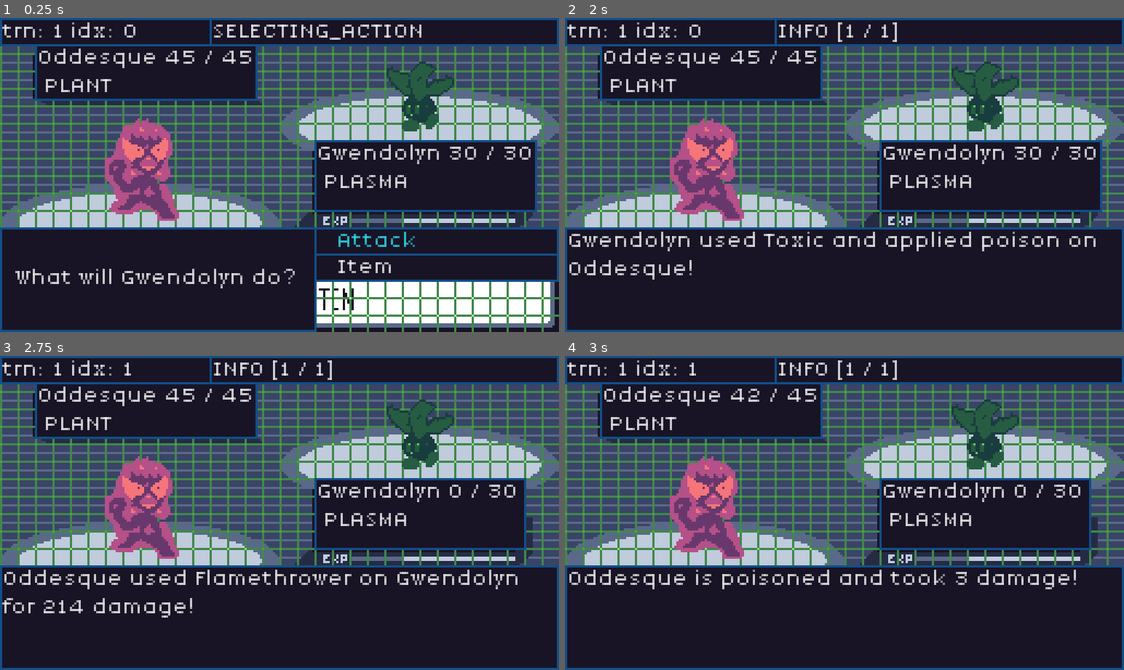
Above: before the commit, frames 1-4 (two rows, left to right).
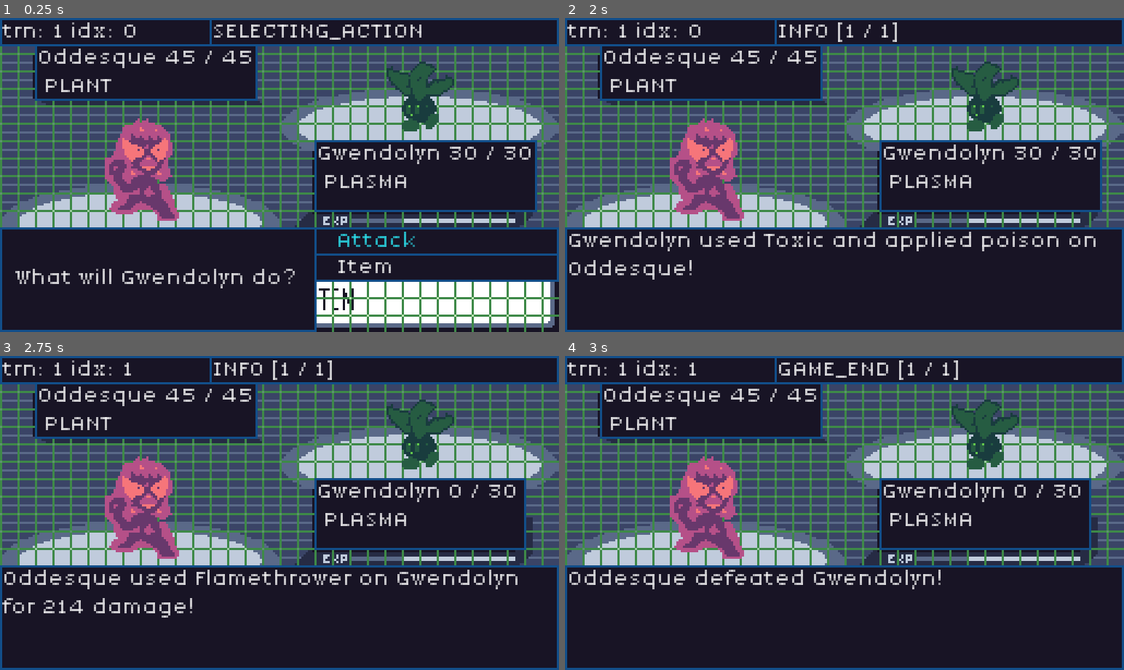
Above: after the commit, the same moments.

Repository: JakeTaussig/rpg-rougelike
Game: Godot game, scene res://scenes/battle.tscn
The game is run twice, just before and just after one commit, with the same random seed, the same clock (stepped at 60 frames per second) and the same inputs.
Inputs:
- Up to frame 1 (0.25 s): no input
- Up to frame 2 (2 s): click "Attack" at 0.5 s; click "Toxic" at 1.25 s
- Up to frame 3 (2.75 s): click "Continue" at 2 s
- Up to frame 4 (3 s): click "Continue" at 2.75 s

Frames 1-3 are identical in both runs. In frame 4, 1.9% of the frame differs, in the area x 23-92%, y 1-75%.

Commit message:
Remove Status effect logic from `STATE_INFO` + Small Fixes (#23)
* only store previous state name, instead of full state node

* always transition to `STATE_INFO` from `STATE_ENACT_STATUSES`

* remove status logic from `INFO` state, move to `INCREMENT_TURN`

* `INCREMENT_TURN`: log the name of the attacker when their turn starts

* add user input to battle log

* add old state diagram

* update state diagram

* Prevent Status messages from being shown if the battle is over

 - I tested this by giving the player and enemy a lot of HP and making
 flamethrower inflict a status effect 100% of the time

* clean up HP logging, stop logging on continue button press

* return inner class instead of dict from `Monster.use_move()`

* temporarily revert to old state diagram and commit image

* Return to up-to-date state diagram, with image

This reverts commit dc158f8b72ab34133b58e3681393a82e28692442.

* Revert to old state diagram (again), with highlighted `ENACT_STATUSES` paths

This reverts commit 4d51cf6eb9893b6fd2db89df09ac84e876e93b85.

* Return to up-to-date state diagram, with image

This reverts commit 5734d8e0fb4505a5f2204984fc7680bcb2d6034f.

---------

Co-authored-by: Ben Taussig <btaussig97@gmail.com>

Diff:
--- a/scripts/battle.gd
+++ b/scripts/battle.gd
@@ -18,7 +18,7 @@
 var current_enemy: Monster
 
 var current_state: BaseState
-var previous_state
+var previous_state_name: String
 
 # Called when the node enters the scene tree for the first time.
 func _ready() -> void:
@@ -57,11 +57,11 @@
 
 	if current_state:
 		current_state.exit()
+		previous_state_name = current_state.name
 
 	print("Entering state: ", state_name)
 	%StateDisplay.text = state_name
 
-	previous_state = current_state
 	current_state = %BattleStateMachine.get_node(state_name)
 	current_state.enter(messages)
 
@@ -77,3 +77,9 @@
 
 func _on_continue_button_pressed() -> void:
 	current_state.handle_continue()
+
+func is_battle_over() -> bool:
+	return %Enemy.selected_monster.hp <= 0 || %Player.selected_monster.hp <= 0
+
+func get_attacker():
+	return active_monsters[turn_order_index]
--- a/scripts/monster.gd
+++ b/scripts/monster.gd
@@ -44,7 +44,7 @@
 func increment_health(value: int) -> void:
 	hp += value
 
-func use_move(index: int, target: Monster) -> Dictionary:
+func use_move(index: int, target: Monster) -> AttackResults:
 	# This is done here rather than in EnactStatuses.gd so that speed doesn't have an impact on how long status effects will last.
 	# This will need to be adjusted should the possiblity of using 2 moves on a single turn come into play.
 	if status_effect != MovesList.StatusEffect.NONE:
@@ -54,13 +54,13 @@
 	var move_hit: bool = 1
 	var status_applied: bool = 0
 	var damage = 0
-	if status_effect ==  MovesList.StatusEffect.WHIRLPOOL:
+	if status_effect == MovesList.StatusEffect.WHIRLPOOL:
 		# Whirlpool has a 50% chance to damage the affected character each turn
 		move_hit = _does_move_hit(50)
 		if move_hit:
 			move = GameManager.get_move_by_name("Whirlpool")
 			damage = max(1, _attack(move, self, 1))
-			return {"move": move, "damage": damage, "move_hit": 1, "status_applied": 0}
+			return AttackResults.new(move, damage, move_hit, status_applied)
 
 	elif status_effect == MovesList.StatusEffect.PARALYZE:
 		# 33% chance for paralysis to activate
@@ -68,7 +68,8 @@
 		if move_hit:
 			move = GameManager.get_move_by_name("Paralyzed")
 			damage = 0
-			return {"move": move, "damage": damage, "move_hit": 1, "status_applied": 0}
+			return AttackResults.new(move, damage, move_hit, status_applied)
+
 	move_hit = _does_move_hit(move.acc)
 
 	if move_hit:
@@ -78,7 +79,7 @@
 			damage = max(1, _attack(move, target, 0))
 		if move.status_effect != MovesList.StatusEffect.NONE:
 			status_applied = _roll_and_apply_status_effect(move, target)
-	return {"move": move, "damage": damage, "move_hit": move_hit, "status_applied": status_applied}
+	return AttackResults.new(move, damage, move_hit, status_applied)
 
 func _does_move_hit(accuracy: int) -> bool:
 	if status_effect == MovesList.StatusEffect.BLIND:
@@ -236,3 +237,16 @@
 	status_effect = MovesList.StatusEffect.NONE
 	status_effect_turn_counter = 0
 	return "%s recovered from blind!" % character_name
+
+# Inner class. Used for bundling move results
+class AttackResults:
+	var move: Move
+	var damage: int
+	var move_hit: bool
+	var status_applied: bool
+
+	func _init(_move: Move, _damage: int, _move_hit: bool, _status_applied: bool):
+		move = _move
+		damage = _damage
+		move_hit = _move_hit
+		status_applied = _status_applied
--- a/scripts/states/Attack.gd
+++ b/scripts/states/Attack.gd
@@ -14,7 +14,7 @@
 	var move_index: int = command.move_index
 
 	# Execute attack
-	var results = attacker.use_move(move_index, target)
+	var results: Monster.AttackResults = attacker.use_move(move_index, target)
 	var messages = _generate_attack_messages(attacker, target, results)
 
 	# Transition to AttackingInfoState to show results
@@ -22,10 +22,10 @@
 
 func _generate_attack_messages(attacker, target, results) -> Array:
 	var messages = []
-	var used_move = results["move"]
+	var used_move = results.move
 	var used_move_name = used_move.move_name
-	var damage = results["damage"]
-	var move_hit = results["move_hit"]
+	var damage = results.damage
+	var move_hit = results.move_hit
 	if used_move_name == "Whirlpool":
 		messages.append("%s got caught in the whirlpool and took %d damage!" % [attacker.character_name, damage])
 		return messages
@@ -43,14 +43,17 @@
 		elif effectiveness_multiplier < 1.0:
 			messages.append("%s was not very effective!" % used_move_name)
 
+		# if the damage killed someone we don't need to see any more messages
+		if battle.is_battle_over():
+			return messages
 	# This condition only triggers when a status effect only move hit, but a status effect is already applied to the target.
-	elif not results["status_applied"]:
+	elif not results.status_applied:
 		var target_status_effect_string = String(MovesList.StatusEffect.find_key(target.status_effect)).to_lower()
 		var attempted_status_effect_string = String(MovesList.StatusEffect.find_key(used_move.status_effect)).to_lower()
 		messages.append("%s used %s and attempted to apply %s on %s, but %s is already afflicted with %s!" %
 		[attacker.character_name, used_move_name, attempted_status_effect_string, target.character_name, target.character_name, target_status_effect_string])
 
-	if results["status_applied"]:
+	if results.status_applied:
 		var status_effect = target.status_effect
 		# Different message if the move only applies status effect or if it also did damage. In this case we need to display the move name.
 		var status_effect_string = String(MovesList.StatusEffect.find_key(status_effect)).to_lower()
--- a/scripts/states/EnactStatuses.gd
+++ b/scripts/states/EnactStatuses.gd
@@ -45,7 +45,4 @@
 					if message != "":
 						messages.append(message)
 
-	if messages.size() > 0:
-		battle.transition_state_to(battle.STATE_INFO, messages)
-	else:
-		battle.transition_state_to(battle.STATE_INCREMENT_TURN)
+	battle.transition_state_to(battle.STATE_INFO, messages)
--- a/scripts/states/IncrementTurn.gd
+++ b/scripts/states/IncrementTurn.gd
@@ -1,28 +1,44 @@
 extends BaseState
 
+var statuses_enacted = false
+
 func enter(_messages: Array = []):
-	if _is_battle_over():
+	if battle.is_battle_over():
 		battle.transition_state_to(battle.STATE_GAME_END)
+		return
+
+	# enact statuses before updating the turn order
+	if battle.turn_order_index == battle.active_monsters.size() - 1 and not statuses_enacted:
+		statuses_enacted = true
+		battle.transition_state_to(battle.STATE_ENACT_STATUSES)
 		return
 
 	battle.turn_order_index = (battle.turn_order_index + 1) % battle.active_monsters.size()
 	if battle.turn_order_index == 0:
+		statuses_enacted = false
 		battle.turn += 1
-		_log_turn_info()
+
+	_log_turn_info()
 
 	%TurnDisplay.text = "trn: %s idx: %s" % [battle.turn, battle.turn_order_index]
 
-	print(battle.turn_order_index)
 	if battle.active_monsters[battle.turn_order_index].is_player:
 		battle.transition_state_to(battle.STATE_SELECTING_ACTION)
 	else:
 		battle.transition_state_to(battle.STATE_ENEMY_ATTACK)
 
-# TODO: in another branch - only trigger battle over if the player is dead or the enemy is out of Monsters.
-func _is_battle_over() -> bool:
-	return %Enemy.selected_monster.hp <= 0 || %Player.selected_monster.hp <= 0
+func _log_turn_info():
+	if (battle.turn_order_index == 0):
+		print("\t---------------------------")
+		print("\tTurn: %d" % battle.turn)
+		print("\t---------------------------")
 
-func _log_turn_info():
-	print("---------------------------")
-	print("Turn: %d" % battle.turn)
-	print("---------------------------")
+	var attacker = battle.get_attacker()
+	print("\tstarting\t\t%s's turn " % attacker.character_name)
+
+	# log HP
+	var first_player = battle.active_monsters[0]
+	var second_player = battle.active_monsters[1]
+	print("\t\t\t\t\tHP:")
+	print("\t\t\t\t\t\t%s\t%d / %d" % [first_player.character_name, first_player.hp, first_player.max_hp])
+	print("\t\t\t\t\t\t%s\t%d / %d" % [second_player.character_name, second_player.hp, second_player.max_hp])
--- a/scripts/states/Info.gd
+++ b/scripts/states/Info.gd
@@ -12,6 +12,9 @@
 	messages = _messages
 	message_index = 0
 	_update_message()
+	if messages.size() == 0:
+		print("\tno messages; skipping INFO state")
+		handle_continue()
 
 func exit():
 	%BattleStatus.visible = false
@@ -21,8 +24,6 @@
 	message_index += 1
 	if message_index < messages.size():
 		_update_message()
-	elif battle.turn_order_index == battle.active_monsters.size() - 1 and battle.previous_state != %BattleStateMachine.get_node(battle.STATE_ENACT_STATUSES):
-		battle.transition_state_to(battle.STATE_ENACT_STATUSES)
 	else:
 		battle.transition_state_to(battle.STATE_INCREMENT_TURN)
 
--- a/scripts/states/SelectingAttack.gd
+++ b/scripts/states/SelectingAttack.gd
@@ -20,6 +20,7 @@
 
 func _on_move_pressed(index: int) -> void:
 	var move = %Player.selected_monster.moves[index]
+	print("\tuser input:\t\tselect %s (idx %d)" % [move.move_name, index])
 	if move.pp > 0:
 		var attackCommand = AttackState.AttackCommand.new()
 		attackCommand.attacker = %Player.selected_monster
Binary file added: docs/state_diagram.png
Not shown, added: docs/state_diagram.mermaid
